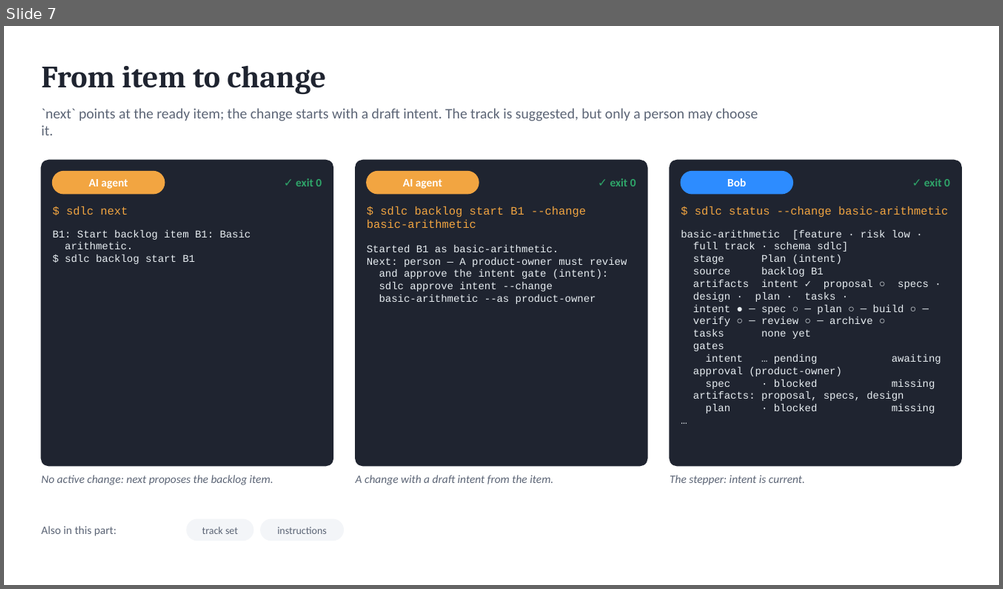
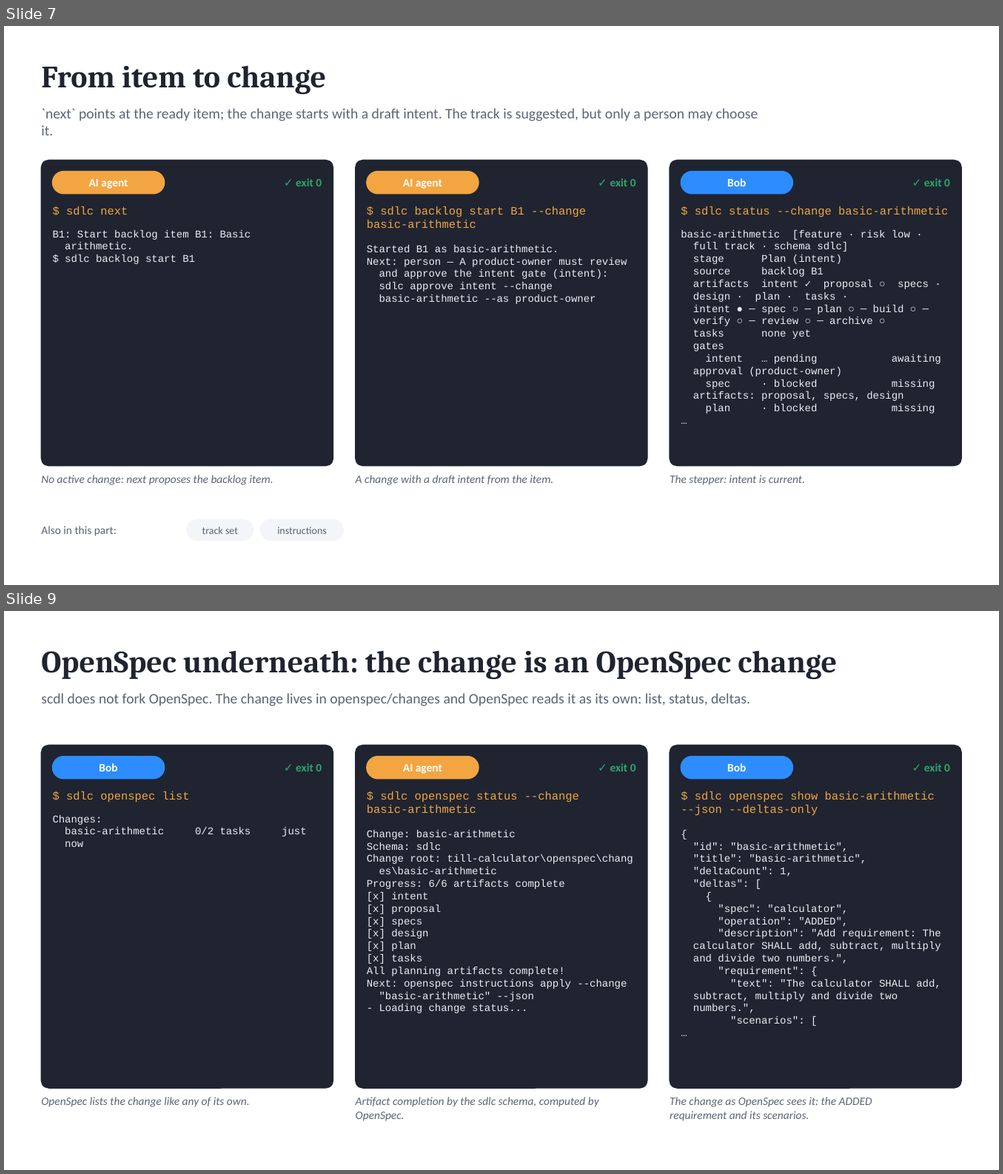
Before and after one commit to marin-ai-tech/sdlc, a slide deck: docs/demo/scdl-calculator-demo.en.pptx. Shown one above the other, each under a label of ours: slide 7 before the commit, slides 7 and 9 after it; the slides between them are not shown. The pictures are 1003x589 and 1003x1174 pixels, drawn with LibreOffice and Linux fonts; fonts in the diff are those of the drawing. Boxes give left, top, right and bottom in pixels: in the first picture for what was removed or moved away, otherwise in the second. Text is boxed around its words. In the diff, an @@ line names an element or a change of style, - is before the commit and + after.

```diff
--- a/docs/demo/scdl-calculator-demo.en.pptx
+++ b/docs/demo/scdl-calculator-demo.en.pptx
@@ slide 9 added at bbox=[4, 611, 999, 1170], background #FFFFFF @@
@@ text added at bbox=[41, 650, 836, 680], 30 pt, text #1F2430, bold @@
+OpenSpec underneath: the change is an OpenSpec change
@@ text added at bbox=[41, 693, 750, 706], 14 pt, text #5B6475 @@
+scdl does not fork OpenSpec. The change lives in openspec/changes and OpenSpec reads it as its own: list, status, deltas.
@@ rounded rectangle added at bbox=[41, 745, 333, 1088], fill #1F2430, outline #1F2430 1 pt @@
@@ rounded rectangle added at bbox=[53, 757, 165, 779], fill #2D8CFF, outline #2D8CFF 1 pt @@
@@ text added at bbox=[99, 763, 117, 772], 11 pt, text #FFFFFF, bold @@
+Bob
@@ text added at bbox=[296, 763, 321, 772], 11 pt, text #2FA66A, bold @@
+✓ exit 0
@@ rounded rectangle added at bbox=[356, 745, 647, 1088], fill #1F2430, outline #1F2430 1 pt @@
@@ rounded rectangle added at bbox=[367, 757, 478, 779], fill #F2A541, outline #F2A541 1 pt @@
@@ text added at bbox=[403, 764, 442, 774], 11 pt, text #FFFFFF, bold @@
+AI agent
@@ text added at bbox=[610, 763, 636, 772], 11 pt, text #2FA66A, bold @@
+✓ exit 0
@@ rounded rectangle added at bbox=[669, 745, 962, 1088], fill #1F2430, outline #1F2430 1 pt @@
@@ rounded rectangle added at bbox=[680, 757, 793, 779], fill #2D8CFF, outline #2D8CFF 1 pt @@
@@ text added at bbox=[727, 763, 745, 772], 11 pt, text #FFFFFF, bold @@
+Bob
@@ text added at bbox=[924, 763, 950, 772], 11 pt, text #2FA66A, bold @@
+✓ exit 0
@@ text added at bbox=[66, 792, 190, 802], 11 pt, text #F2A541 @@
+$ sdlc openspec list
@@ text added at bbox=[367, 792, 579, 813], 11 pt, text #F2A541 @@
+$ sdlc openspec status --change
+basic-arithmetic
@@ text added at bbox=[680, 792, 934, 815], 11 pt, text #F2A541 @@
+$ sdlc openspec show basic-arithmetic
+--json --deltas-only
@@ text added at bbox=[53, 815, 307, 837], 10 pt, text #E8EEF2 @@
+Changes:
+basic-arithmetic 0/2 tasks just
+now
@@ text added at bbox=[367, 830, 633, 1014], 10 pt, text #E8EEF2 @@
+Change: basic-arithmetic
+Schema: sdlc
+Change root: till-calculator\openspec\chang
+es\basic-arithmetic
+Progress: 6/6 artifacts complete
+[x] intent
+[x] proposal
+[x] specs
+[x] design
+[x] plan
+[x] tasks
+All planning artifacts complete!
+Next: openspec instructions apply --change
+"basic-arithmetic" --json
+- Loading change status...
@@ text added at bbox=[693, 843, 941, 1024], 10 pt, text #E8EEF2 @@
+{
+"id": "basic-arithmetic",
+"title": "basic-arithmetic",
+"deltaCount": 1,
+"deltas": [
+{
+"spec": "calculator",
+"operation": "ADDED",
+"description": "Add requirement: The
+calculator SHALL add, subtract, multiply
+and divide two numbers.",
+"requirement": {
+"text": "The calculator SHALL add,
+subtract, multiply and divide two
+numbers.",
+"scenarios": [
+…
@@ text added at bbox=[41, 1097, 250, 1108], 11 pt, text #5B6475, italic @@
+OpenSpec lists the change like any of its own.
@@ text added at bbox=[356, 1097, 599, 1122], 11 pt, text #5B6475, italic @@
+Artifact completion by the sdlc schema, computed by
+OpenSpec.
@@ text added at bbox=[669, 1097, 872, 1122], 11 pt, text #5B6475, italic @@
+The change as OpenSpec sees it: the ADDED
+requirement and its scenarios.
```
Also in this commit, not shown: 11 slides changed, 2 other slides added, 37 other files.
